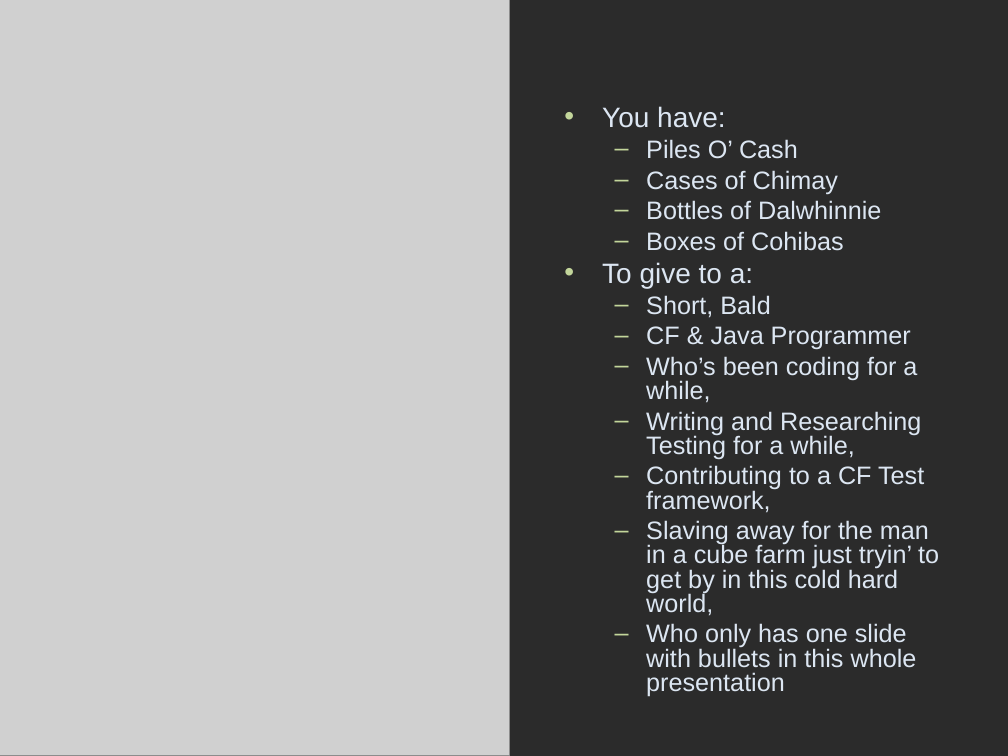
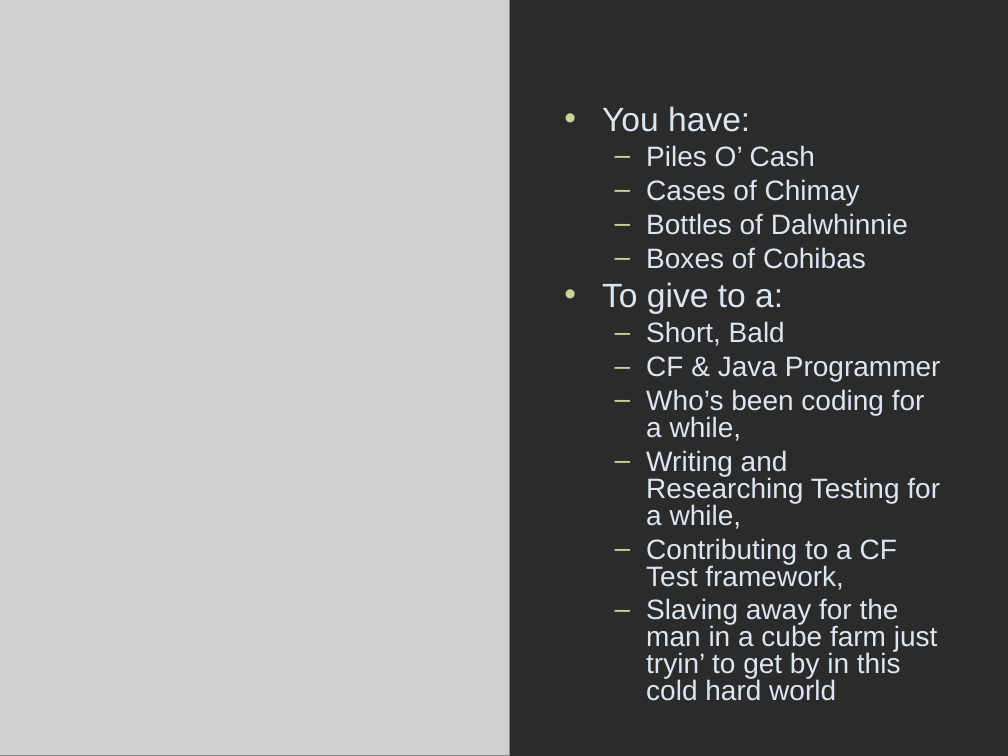
Before and after one commit to marcesher/mxunit-cfmeetups, a slide deck: slide 6 of CFObjective2009TDD/ppt/Esher_TestableCode.ppt. Drawn at 1008x756 pixels with LibreOffice and Linux fonts; fonts in the diff are those of the drawing; grey boxes stand for pictures; background and template pictures are left out; a plain dark background stands for a picture behind light text. Boxes give left, top, right and bottom in pixels: in the first picture for what was removed or moved away, otherwise in the second. Text is boxed around its words. In the diff, an @@ line names an element or a change of style, - is before the commit and + after.

```diff
--- a/CFObjective2009TDD/ppt/Esher_TestableCode.ppt
+++ b/CFObjective2009TDD/ppt/Esher_TestableCode.ppt
@@ text at box(602, 106, 941, 590): size 20 to 24 pt in "You have:", "To give to a:"; size 18 to 20 pt in "Piles O’ Cash", "Cases of Chimay", "Bottles of Dalwhinnie", "Boxes of Cohibas" and 5 more places; more space between paragraphs @@
@@ text at box(646, 598, 938, 701): text changed; size 18 to 20 pt @@
-  – Slaving away for the man in a cube farm just tryin’ to get by in this cold hard world,
-  – Who only has one slide with bullets in this whole presentation
+  – Slaving away for the man in a cube farm just tryin’ to get by in this cold hard world
```
Also in this commit, not shown: 1 other slide changed, 16 other files.
